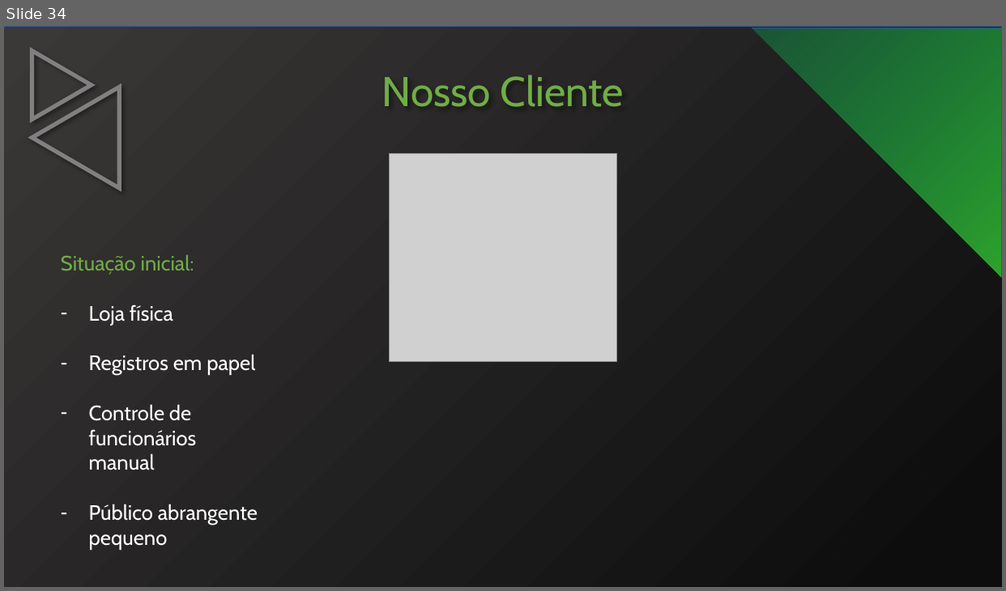
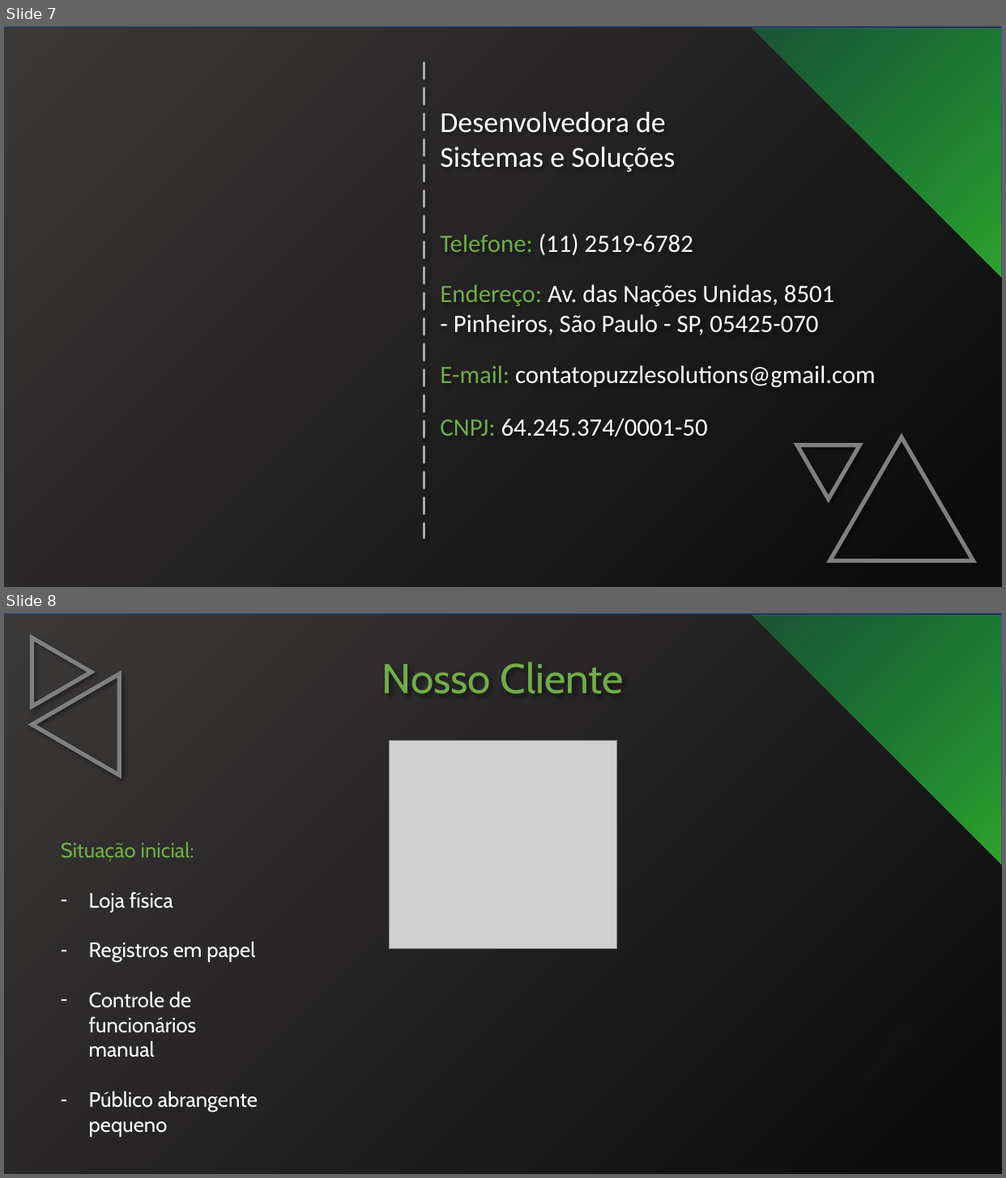
Before and after one commit to SamuelHiroyuki/Scrolls, a slide deck: PPTX/Apresentação.pptx. Shown one above the other, each under a label of ours: slide 34 before the commit, slides 7 and 8 after it. The pictures are 1006x591 and 1006x1178 pixels, drawn with LibreOffice and Linux fonts; fonts in the diff are those of the drawing; grey boxes stand for pictures. Boxes give left, top, right and bottom in pixels: in the first picture for what was removed or moved away, otherwise in the second. Text is boxed around its words. In the diff, an @@ line names an element or a change of style, - is before the commit and + after.

```diff
--- a/PPTX/Apresentação.pptx
+++ b/PPTX/Apresentação.pptx
@@ slide 7 added at <box>4,26,1002,587</box>, background #FFFFFF @@
@@ rectangle added at <box>4,26,1002,587</box>, fill gradient #3B3838 to #0D0D0D, outline #325491 1 pt @@
@@ freeform shape added at <box>4,28,1002,587</box>, fill gradient #3B3838 to #0D0D0D @@
@@ rectangle added at <box>620,28,1002,367</box>, fill gradient #37B62A to #08A35C, outline #325491 1 pt @@
@@ line added from (424, 62) to (424, 538), #A6A6A6 2.25 pt dashed @@
@@ text added at <box>440,112,675,172</box>, 28 pt, text #FFFFFF @@
+Desenvolvedora de Sistemas e Soluções
@@ text added at <box>440,233,693,255</box>, 24 pt, text #FFFFFF @@
+Telefone: (11) 2519-6782
@@ text added at <box>440,284,834,335</box>, 24 pt, text #FFFFFF @@
+Endereço: Av. das Nações Unidas, 8501 - Pinheiros, São Paulo - SP, 05425-070
@@ text added at <box>440,365,875,388</box>, 24 pt, text #FFFFFF @@
+E-mail: contatopuzzlesolutions@gmail.com
@@ text added at <box>440,418,708,437</box>, 24 pt, text #FFFFFF @@
+CNPJ: 64.245.374/0001-50
@@ triangle added at <box>829,437,974,561</box>, outline #808080 4 pt @@
@@ triangle added at <box>798,446,860,499</box>, outline #808080 4 pt @@
@@ what was slide 34 is now slide 8 @@
```
Also in this commit, not shown: 4 slides changed, 1 other slide added, 28 slides removed.
